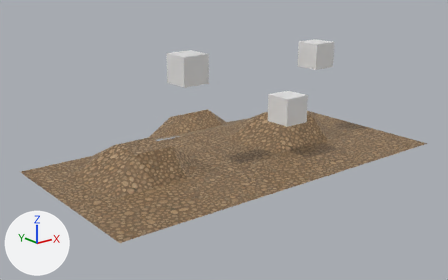
The glTF model assets/game.glb, before and after one commit.
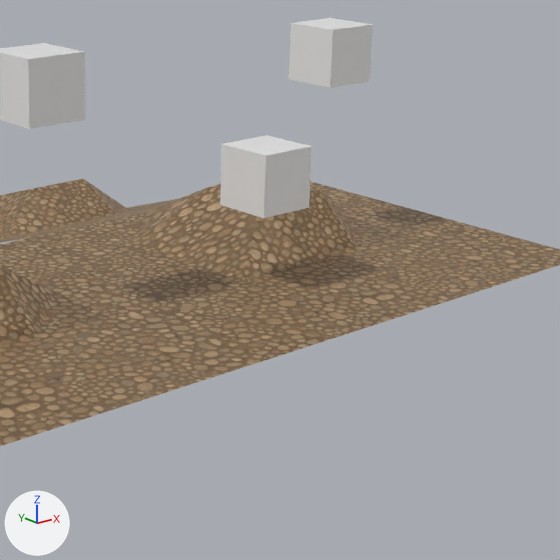
Each version is shown whole from a 50 mm lens placed at (-3.06, -4.84, 2.19), pointed at (1.3, 0.6, 0.01), then close up on the part from 38% to 93% of the width and 11% to 99% of the height. The axes (+X, +Y, +Z) are drawn at lower left. The lights are the same throughout.

The older version as bpy lines, for what is in view:
```python
me_cube = bpy.data.meshes.new('Cube')
me_cube.from_pydata(...)  # a box spanning x -1.0..1.0, y -1.0..1.0, z -1.0..1.0
me_plane = bpy.data.meshes.new('Plane')
me_plane.from_pydata(...)  # 36 vertices, 50 faces; spans x -1.0..1.0, y -1.0..1.0, z 0.03..0.28
me_plane.materials.append(mat_cobblestone_02)  # picture img_ucupaint_cobblestone_02_color
ob_cube = bpy.data.objects.new('Cube', me_cube)
ob_cube.location = (1.433, -0.3, 0.553)
ob_cube.scale = (0.145, 0.145, 0.145)
ob_ground_002 = bpy.data.objects.new('ground.002', me_plane)
ob_ground_002.location = (2.0, 1.941, -0.313)
ob_ground_002.rotation_euler = (-0.32, 0.0, 0.0)  # degrees (-18, 0, 0)
ob_player = bpy.data.objects.new('player', me_cube)
ob_player.location = (0.381, 0.015, 1.053)
ob_player.scale = (0.145, 0.145, 0.145)
# also in view: 'ground.001' at (2.0, 0.0, 0.15); 'ground' at (0.0, 0.0, 0.15); 'Cube.002' at (2.27, 0.11, 0.98)
```
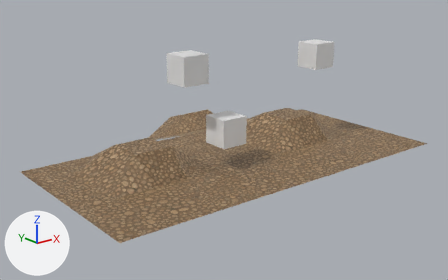
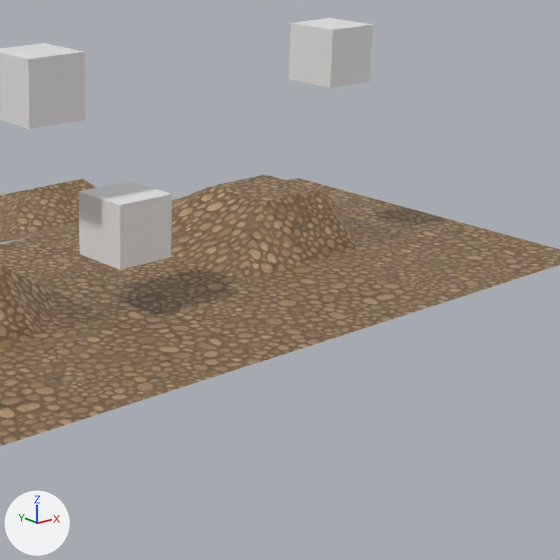
Changed parts and their boxes (x1, y1, x2, y2) in the close-ups (560 x 560 px):
'Cube', moved: before (220, 135, 312, 218); after (79, 181, 172, 270)

Edits to the bpy script that builds the scene:
```text
Change ob_cube:
    ob_cube.location: (1.433, -0.3, 0.553) -> (0.731, -0.143, 0.413)
```
